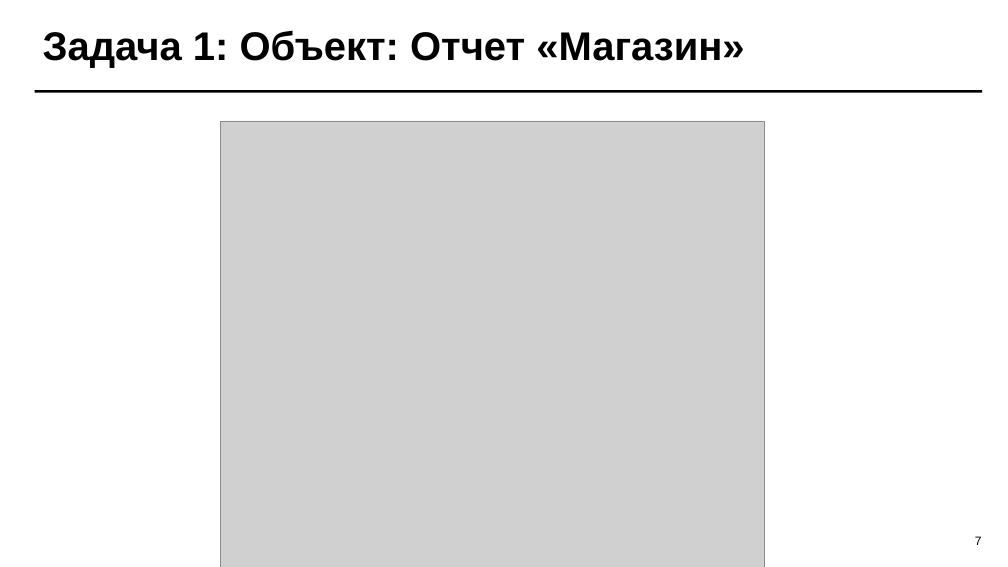
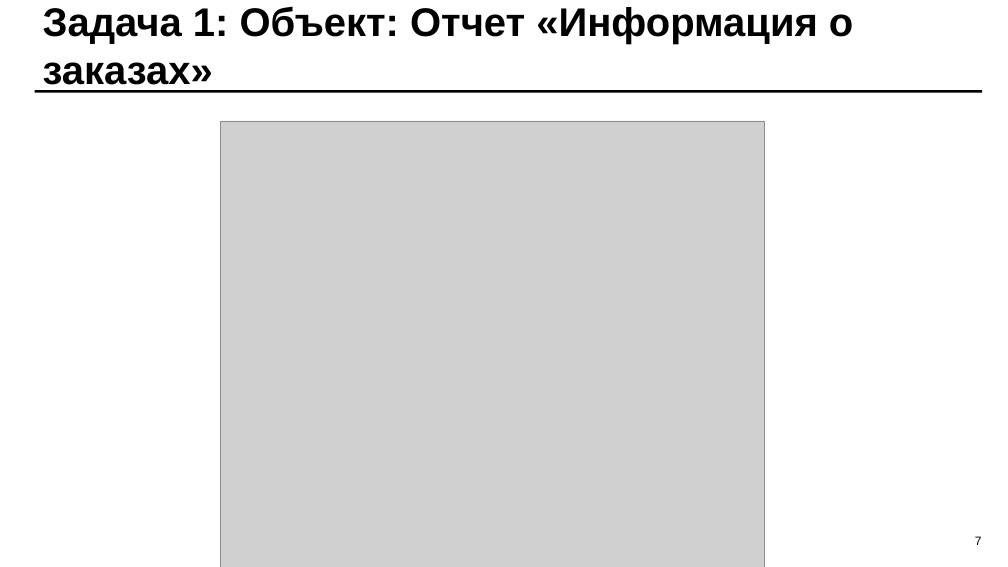
Before and after one commit to CbIpok/QT_IS_JUST_GUI, a slide deck: slide 7 of Курсовой проект 2022 - Такси Б9123.ppt. Drawn at 1008x567 pixels with LibreOffice and Linux fonts; fonts in the diff are those of the drawing; grey boxes stand for pictures. Boxes give left, top, right and bottom in pixels: in the first picture for what was removed or moved away, otherwise in the second. Text is boxed around its words. In the diff, an @@ line names an element or a change of style, - is before the commit and + after.

```diff
--- a/Курсовой проект 2022 - Такси Б9123.ppt
+++ b/Курсовой проект 2022 - Такси Б9123.ppt
@@ title at [43,6,853,93]: text changed @@
-Задача 1: Объект: Отчет «Магазин»
+Задача 1: Объект: Отчет «Информация о заказах»
```
Also in this commit, not shown: 2 other slides changed, 1 other file.
